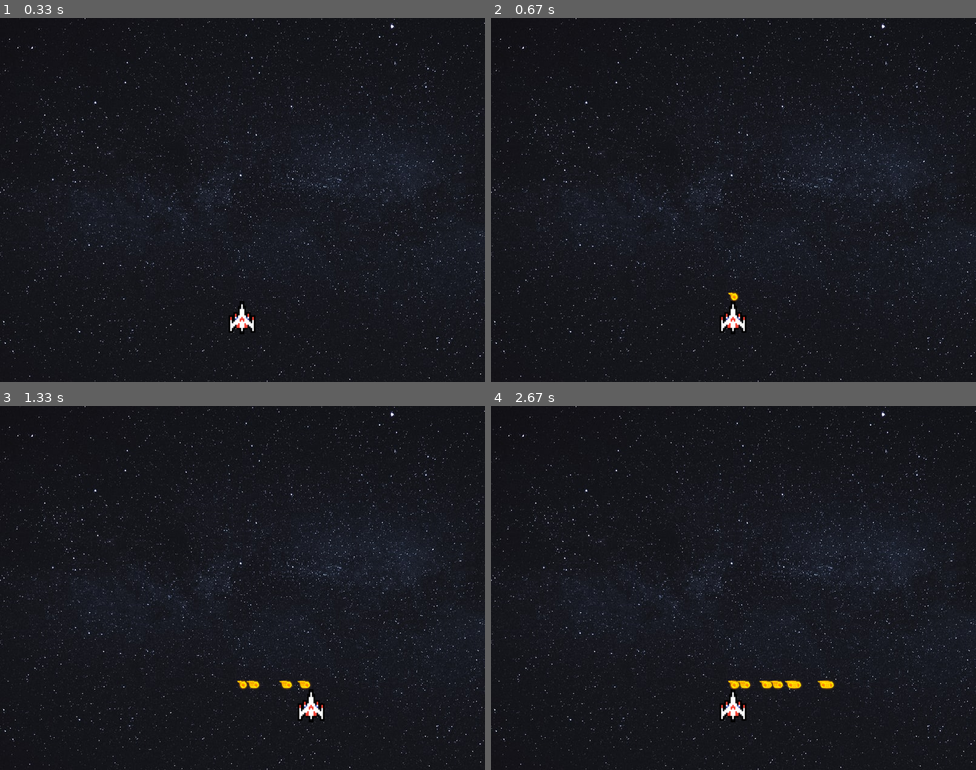
Above: before the commit, frames 1-4 (two rows, left to right).
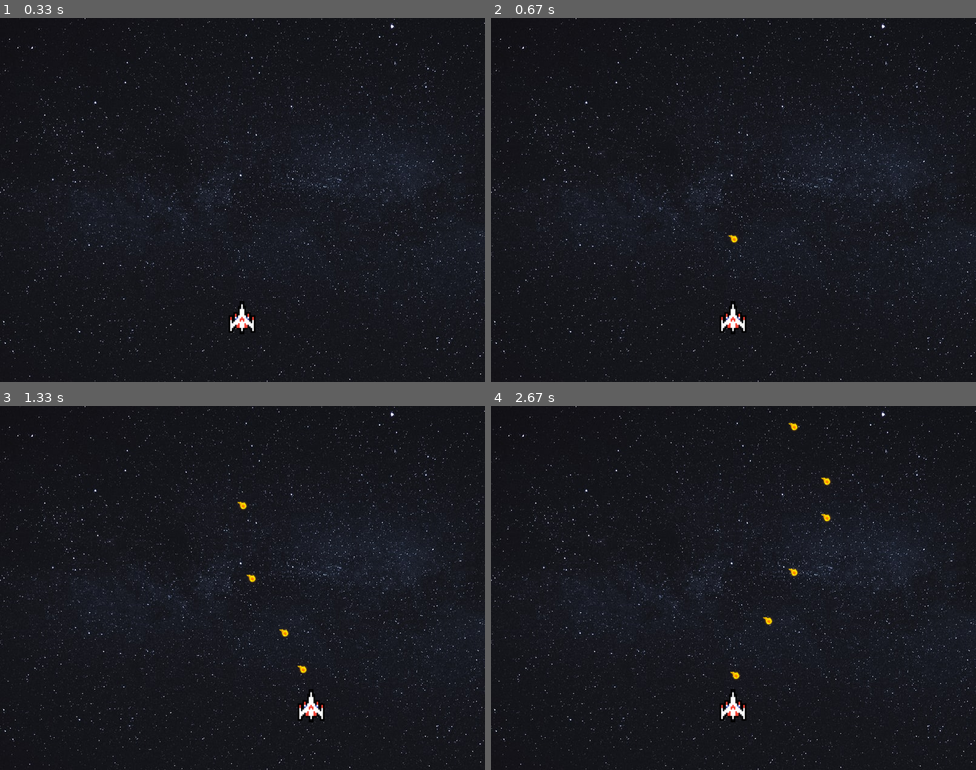
Above: after the commit, the same moments.

Repository: omarjcm/p60-PH
Game: pygame game, started from code/pygame/ejemplo_02/juego.py
The game is run twice, just before and just after one commit, with the same random seed, the same clock (stepped at 60 frames per second) and the same inputs.
Inputs:
- Up to frame 1 (0.33 s): no input
- Up to frame 2 (0.67 s): tap Space at 0.33 s
- Up to frame 3 (1.33 s): hold Right 0.67-1.13 s; tap Space at 0.73, 1.03, 1.23 s; hold Right from 1.17 s (still down)
- Up to frame 4 (2.67 s): tap Space at 1.53, 1.73, 2.03, 2.3, 2.6 s; release Right at 1.63 s; hold Left 1.67-2.2 s; hold Left 2.23-2.63 s

Frame 1 is identical in both runs. In frame 2, less than 0.1% of the frame differs, in the area x 48-52%, y 59-78%; in frame 3, 0.3%; in frame 4, 0.6%, in the area x 48-71%, y 4-78%.

Commit message:
Disparo de rayo desde el jugador

Diff:
--- a/code/pygame/ejemplo_02/juego.py
+++ b/code/pygame/ejemplo_02/juego.py
@@ -27,6 +27,7 @@
             self.ventana.blit( self.fondo, (0,0) )
 
             self.jugador.update()
+            self.rayos.update()
 
             self.jugador_grupo.draw( self.ventana )
             self.rayos.draw( self.ventana )
@@ -34,6 +35,9 @@
             for event in pg.event.get():
                 if event.type == pg.QUIT:
                     self.finaliza_juego = True
+                if event.type == pg.KEYDOWN and event.key == pg.K_SPACE:
+                    rayo = Rayo(self.jugador.rect.centerx, self.jugador.rect.top)
+                    self.rayos.add( rayo )
 
             pg.display.update()
             self.tiempo.tick(60)
--- a/code/pygame/ejemplo_02/jugador.py
+++ b/code/pygame/ejemplo_02/jugador.py
@@ -17,9 +17,6 @@
             self.rect.x -= self.velocidad
         if self.teclado[pg.K_RIGHT] and self.rect.right < self.juego.ventana_ancho:
             self.rect.x += self.velocidad
-        if self.teclado[pg.K_SPACE]:
-            rayo = Rayo(self.rect.centerx, self.rect.top)
-            self.juego.rayos.add( rayo )
 
 
 class Rayo(pg.sprite.Sprite):
